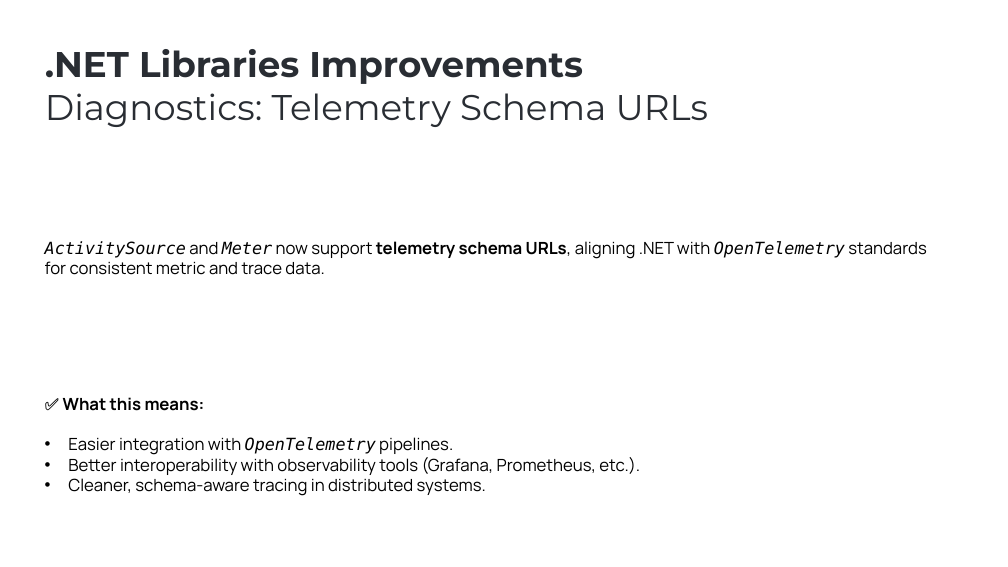
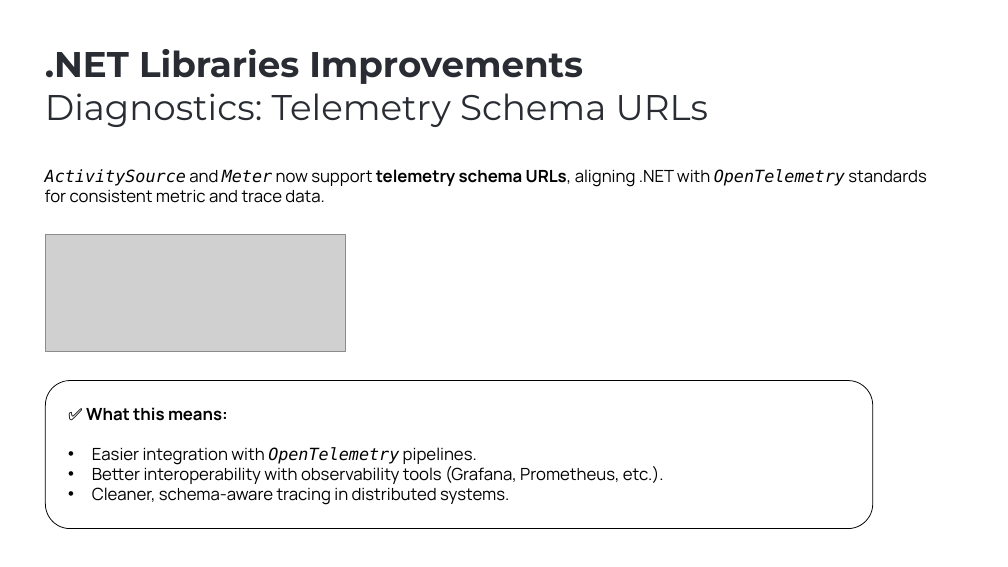
Before and after one commit to ebicoglu/presentations, a slide deck: slide 10 of abp-community-talks-2025.09.pptx. Drawn at 1008x567 pixels with LibreOffice and Linux fonts; fonts in the diff are those of the drawing; grey boxes stand for pictures; background and template pictures are left out. Boxes give left, top, right and bottom in pixels: in the first picture for what was removed or moved away, otherwise in the second. Text is boxed around its words. In the diff, an @@ line names an element or a change of style, - is before the commit and + after.

```diff
--- a/abp-community-talks-2025.09.pptx
+++ b/abp-community-talks-2025.09.pptx
@@ text "ActivitySource and Meter now support ..." moved from (x1=45, y1=241, x2=927, y2=275) to (x1=45, y1=169, x2=927, y2=203) @@
@@ picture added at (x1=45, y1=234, x2=346, y2=352) @@
@@ rounded rectangle added at (x1=45, y1=380, x2=873, y2=529), outline #000000 0.75 pt @@
@@ text "✅ What this means:" moved from (x1=63, y1=397, x2=640, y2=496) to (x1=86, y1=407, x2=664, y2=505) @@
```
Also in this commit, not shown: 16 other slides changed, 2 slides added, 1 slide removed.
